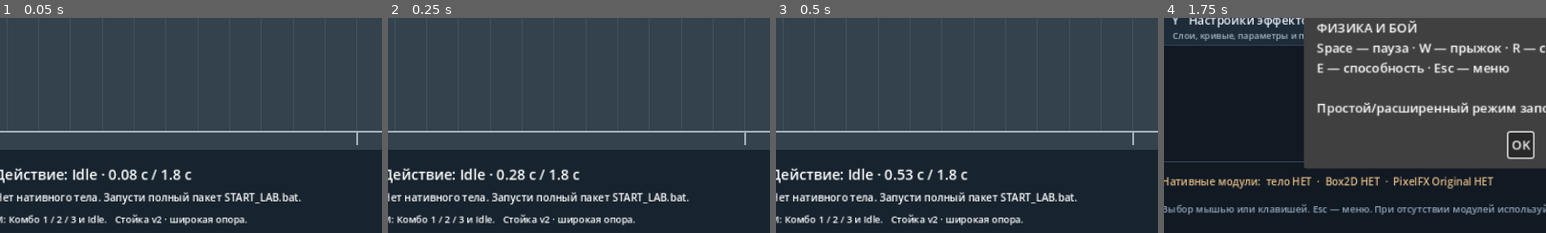
Above: before the commit, frames 1-4 (left to right).
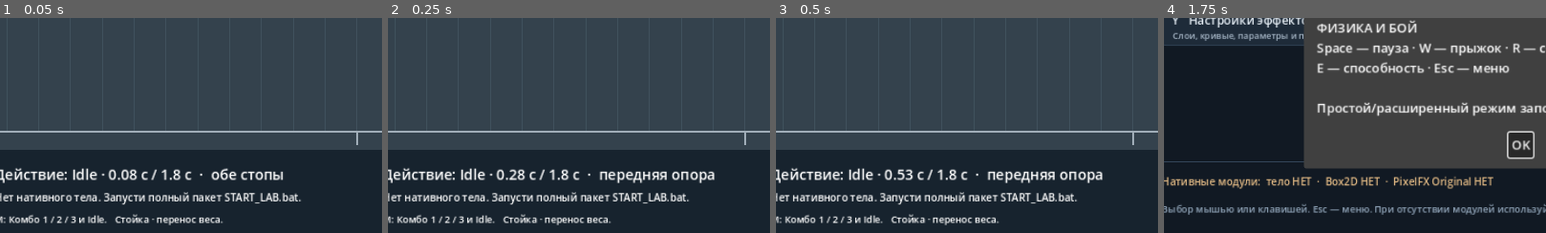
Above: after the commit, the same moments.

Repository: Mefits/pixelfxGadot
Game: Godot game, scene res://lab/walk_studio.tscn
Same seed, same stepped clock (60 frames per second), same inputs: the game is played once before the commit and once after it. This scene is started directly instead of the project's main scene.
Inputs:
- Up to frame 1 (0.05 s): no input
- Up to frame 2 (0.25 s): no input
- Up to frame 3 (0.5 s): no input
- Up to frame 4 (1.75 s): click "Меню / Esc" at 0.5 s; click "Горячие клавиши" at 1.25 s
The pictures show only the part of the screen within x 3-53%, y 50-100%; the shares and areas given below are measured in that part.

The runs differ from the first frame. In frame 1, 1.1% of the frame differs, in the area x 39-75%, y 69-97%; in frame 2, 1.6%, in the area x 39-86%, y 71-97%; in frame 3, 1.6%; in frame 4, nothing differs.

Commit message:
Dynamic guard heel pivots and weight shift; real-time stand verification and complete clean project

Diff:
--- a/godot/lab/walk_motion.gd
+++ b/godot/lab/walk_motion.gd
@@ -67,20 +67,27 @@
     return d
 
 static func breathing_doc(stance:Dictionary)->Dictionary:
-    # Five sparse, smoothly interpolated poses. The compression starts
-    # at the pelvis; chest and arms peak slightly later. Same foot anchors.
+    # Five authored poses: neutral, front-loaded, compression, rear-loaded,
+    # neutral. Toes stay anchored; heel and ankle move with foot pitch.
     var start:Dictionary=stance.keys[0]
     var keys:Array=[]
     var duration:float=1.8
-    var phases:Array=[0.,.30,.58,.80,1.]
-    var lift:Array=[0.,.65,1.,.30,0.]
+    var phases:Array=[0.,.25,.50,.75,1.]
+    var lift:Array=[0.,.35,1.,.35,0.]
     var chest:Array=[0.,.45,1.,.50,0.]
     var arms:Array=[0.,.15,1.,.65,0.]
     var rear:Array=[0.,.40,.85,1.,0.]
+    # Shift toward the loaded leg; pivot the unloaded foot about its toe.
+    # These are artistic support cues, not measured ground reaction forces.
+    var shift:Array=[0.,3.2,0.,-3.2,0.]
+    var near_pitch:Array=[0.,0.,0.,24.,0.]
+    var far_pitch:Array=[0.,24.,0.,0.,0.]
     for i in phases.size():
         var p:Dictionary={"angles":start.angles.duplicate(true),"root":start.root.duplicate()}
         p.root[1]+=2.4*lift[i]
-        p.root[0]+=.65*chest[i]
+        p.root[0]+=shift[i]
+        p.angles.foot_pitch_near+=near_pitch[i]
+        p.angles.foot_pitch_far+=far_pitch[i]
         p.angles.hips-=.9*lift[i]
         p.angles.chest-=3.6*chest[i]
         p.angles.head+=1.5*arms[i]
--- a/godot/lab/walk_studio.gd
+++ b/godot/lab/walk_studio.gd
@@ -16,7 +16,6 @@
 var sprite:Sprite2D
 var status:Label
 var state_label:Label
-var accumulator:float=0.
 var manual:bool=false
 var last_ok:bool=false
 var last_image:Image
@@ -39,7 +38,7 @@
     add_child(sprite)
     state_label=label("",Vector2(24,454),18)
     status=label("",Vector2(24,486),13)
-    label("M: Комбо 1 / 2 / 3 и Idle.   Стойка v2 · широкая опора.",Vector2(24,514),12)
+    label("M: Комбо 1 / 2 / 3 и Idle.   Стойка · перенос веса.",Vector2(24,514),12)
     if ClassDB.class_exists("PixelFXBodyRaster"):raster=ClassDB.instantiate("PixelFXBodyRaster")
     reset()
 
@@ -57,7 +56,6 @@
     attack_held.clear()
     training=Training.new()
     walker=training.walker
-    accumulator=0.
     render_frame()
 
 func command()->int:
@@ -73,6 +71,11 @@
     state_label.text="Действие: "+("Остановка" if walker.direction==0 and walker.activity>0. else ("Idle" if walker.action_name()=="walk_breathe" else ["Ходьба назад","Стойка","Ходьба вперёд"][walker.direction+1]))
     if walker.action_name()=="walk_breathe" and training.active==0:
         state_label.text="Действие: Idle · %.2f с / %.1f с"%[fposmod(float(maxi(0,walker.transition_age-walker.STOP_TICKS-2))/60.,float(walker.programs.walk_breathe.doc.duration)),walker.programs.walk_breathe.doc.duration]
+        var near_pitch:float=walker.pose.angles.foot_pitch_near
+        var far_pitch:float=walker.pose.angles.foot_pitch_far
+        if far_pitch>5.:state_label.text+="  ·  передняя опора"
+        elif near_pitch>5.:state_label.text+="  ·  задняя опора"
+        else:state_label.text+="  ·  обе стопы"
     if training.active!=0:state_label.text="Удар %d  ·  комбо %d  ·  %s"%[training.active,training.chain,"В буфере: "+str(training.queued) if training.queued else ""]
     status.text="Попадания: %d   Промахи: %d   Последнее комбо: %d   ·   %s"%[training.hits,training.misses,training.last_chain,training.result]
     queue_redraw()
@@ -90,20 +93,15 @@
         return
     var im:=Image.create_from_data(result.width,result.height,false,Image.FORMAT_RGBA8,result.rgba)
     last_image=im
-    if sprite.texture==null:sprite.texture=ImageTexture.create_from_image(im)
-    else:sprite.texture.update(im)
+    # Publish a fresh image for T (also avoids relying on in-place texture
+    # uploads on the affected compatibility-renderer setup).
+    sprite.texture=ImageTexture.create_from_image(im)
     sprite.position=ORIGIN+Vector2.RIGHT*walker.x*SCALE-Vector2(240,219)*SCALE/3.
     last_ok=true
 
-func _process(delta:float)->void:
+func _physics_process(_delta:float)->void:
     if manual or walker==null:return
-    accumulator+=minf(delta,.1)
-    var changed:bool=false
-    while accumulator>=1./60.:
-        training.step(command())
-        changed=true
-        accumulator-=1./60.
-    if changed:render_frame()
+    advance()
 
 func _input(event:InputEvent)->void:
     if not event is InputEventKey:return
--- a/godot/project.godot
+++ b/godot/project.godot
@@ -1,6 +1,8 @@
 config_version=5
 [application]
 config/name="PixelFX Toolkit Lab"
+config/use_custom_user_dir=true
+config/custom_user_dir_name="PixelFX Lab Dynamic Guard"
 run/main_scene="res://lab/main.tscn"
 [display]
 window/size/viewport_width=960
@@ -9,3 +11,6 @@
 [rendering]
 renderer/rendering_method="gl_compatibility"
 renderer/rendering_method.mobile="gl_compatibility"
+
+[physics]
+common/physics_ticks_per_second=60
--- a/godot/tests/lab_integration_100.gd
+++ b/godot/tests/lab_integration_100.gd
@@ -84,12 +84,23 @@
     if not walk.last_ok:
         fail("walk native render")
         return
+    # Exercise real engine callbacks (not manual advance), with no inputs.
     var hashes:Dictionary={}
-    for tick in 144:
-        walk.advance()
-        if tick%6==0 and walk.last_image!=null:hashes[walk.last_image.get_data().hex_encode().sha256_text()]=true
-    print("T_IDLE_NATIVE_UNIQUE ",hashes.size())
-    if hashes.size()<8 or walk.walker.action_name()!="walk_breathe":
+    var presented:Dictionary={}
+    var start_ticks:int=walk.training.ticks
+    walk.manual=false
+    for tick in 120:
+        await physics_frame
+        if tick%6==0 and walk.last_image!=null:
+            hashes[walk.last_image.get_data().hex_encode().sha256_text()]=true
+            if DisplayServer.get_name()!="headless":
+                await RenderingServer.frame_post_draw
+                var screen:Image=root.get_texture().get_image()
+                if screen!=null and not screen.is_empty():
+                    presented[screen.get_region(Rect2i(320,130,280,280)).get_data().hex_encode().sha256_text()]=true
+    walk.manual=true
+    print("T_IDLE_NATIVE_UNIQUE ",hashes.size()," LIVE_TICKS ",walk.training.ticks-start_ticks," PRESENTED ",presented.size())
+    if hashes.size()<8 or walk.training.ticks-start_ticks<100 or walk.walker.action_name()!="walk_breathe" or (DisplayServer.get_name()!="headless" and presented.size()<8):
         fail("visible idle raster")
         return
     var key:=InputEventKey.new()
--- a/godot/tests/walk_control.gd
+++ b/godot/tests/walk_control.gd
@@ -64,14 +64,24 @@
     var lo:float=INF
     var hi:float=-INF
     var slip:float=0.
+    var x_min:float=INF
+    var x_max:float=-INF
+    var heel_lifts:Array=[0.,0.]
     for tick in 320:
         still.step(0)
         lo=minf(lo,float(still.pose.root[1]))
         hi=maxf(hi,float(still.pose.root[1]))
+        x_min=minf(x_min,float(still.pose.root[0]))
+        x_max=maxf(x_max,float(still.pose.root[0]))
+        for side in 2:
+            heel_lifts[side]=maxf(float(heel_lifts[side]),-float(still.rig.point("foot_"+Motion.SIDES[side]).y))
         for side in 2:
             slip=maxf(slip,Motion.toe(still.rig,still.pose,Motion.SIDES[side]).distance_to(foot_targets[side]))
         check(still.x==origin,"idle no travel")
     check(hi-lo>1.5,"idle visible breath")
+    check(x_max-x_min>5.5,"weight transfers both ways")
+    check(heel_lifts[0]>1.2 and heel_lifts[1]>1.2,"both heels lift")
+    print("DYNAMIC_GUARD_SHIFT ",x_max-x_min," HEEL_LIFTS ",heel_lifts)
     check(slip<.1,"idle fixed foot "+str(slip))
     # Guard stays raised through a complete loop; wrists move in the
     # torso frame (not merely because of root bobbing).
Not shown, changed: docs/WALK_CONTROL_RU.md
